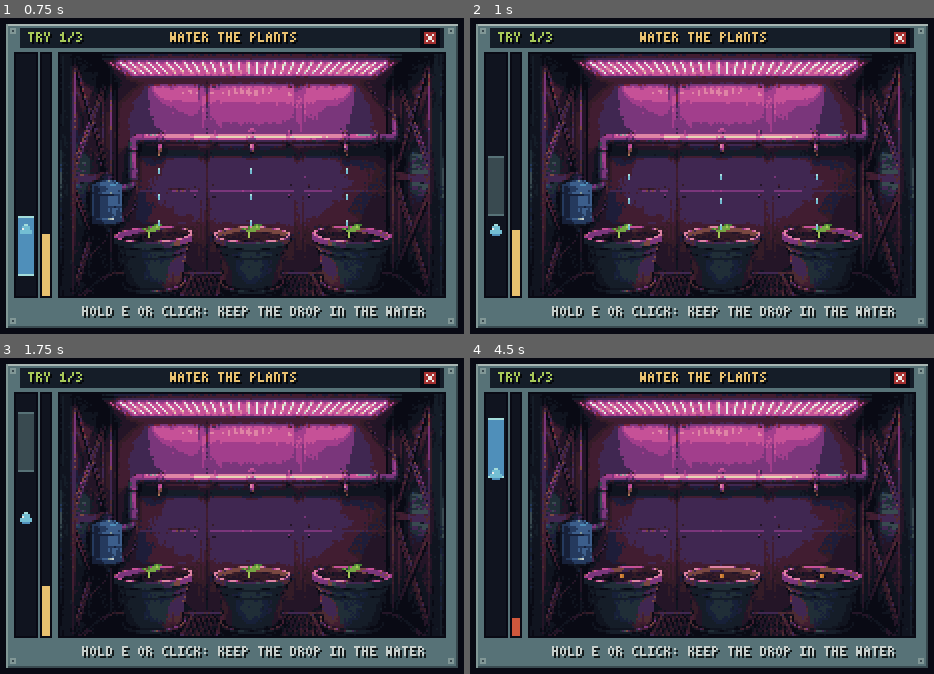
Above: before the commit, frames 1-4 (two rows, left to right).
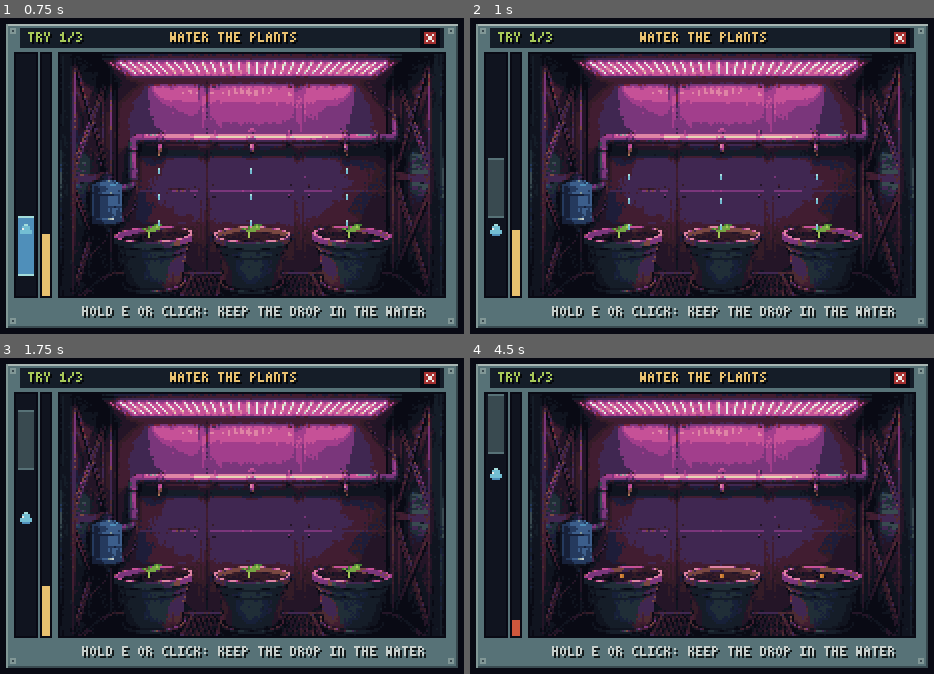
Above: after the commit, the same moments.

Repository: HattoriLoL/Artemis-Adventure
Game: Godot game, scene res://cenas/minigame_estufa.tscn
The game is run twice, just before and just after one commit, with the same random seed, the same clock (stepped at 60 frames per second) and the same inputs. This scene is started directly instead of the project's main scene.
Inputs (mouse positions are in pixels of both pictures, inside the frame that each line leads up to):
- Up to frame 1 (0.75 s): tap Enter (ui_accept) at 0.5 s; move the mouse to (394, 157) at 0.52 s; hold Right (ui_right) from 0.53 s (still down); hold E (usar) from 0.53 s (still down); click (394, 157) at 0.67 s
- Up to frame 2 (1 s): keep holding Right (ui_right); keep holding E (usar); tap Enter (ui_accept) at 0.77 s
- Up to frame 3 (1.75 s): move the mouse to (125, 534) at 1.27 s; release Right (ui_right) at 1.28 s; release E (usar) at 1.28 s; hold Down (ui_down) from 1.28 s (still down); tap Shift at 1.35 s; tap Enter (ui_accept) at 1.52 s
- Up to frame 4 (4.5 s): move the mouse to (785, 437) at 2.02 s; release Down (ui_down) at 2.03 s; hold Right (ui_right) 2.03-2.78 s; tap X at 2.1 s; move the mouse to (688, 588) at 2.77 s; hold Up (ui_up) 2.78-3.53 s; tap J at 2.85 s; click (688, 588) at 2.92 s; tap Enter (ui_accept) at 3.02, 3.77 s; move the mouse to (915, 569) at 3.52 s; hold E (usar) 3.53-4.28 s; hold Left (ui_left) from 3.53 s (still down); move the mouse to (530, 462) at 4.27 s; tap Shift at 4.35 s

Frame 1 is identical in both runs. In frame 2, less than 0.1% of the frame differs, in the area x 3-8%, y 43-64%; in frame 3, less than 0.1%; in frame 4, 0.9%, in the area x 3-11%, y 11-83%.

Commit message:
Regar: jato quica no fundo como no Stardew, com respingo e achatamento
- QUIQUE de 0.35 para 0.6: ao cair do alto o jato volta ~10 px, depois ~3,5 px e assenta.
- Abaixo de 20 px/s ele só para no fundo, sem ficar tremendo.
- Na batida o jato achata até 2 px e solta um respingo de gotinhas para os lados (cores de água da paleta).
- No topo continua parando seco. O robô do demo segue vencendo em 8,7 a 9,4 s.

Diff:
--- a/jogo/scripts/minigame_estufa.gd
+++ b/jogo/scripts/minigame_estufa.gd
@@ -51,7 +51,9 @@
 const SUBIDA := 340.0                           # aceleração para cima segurando, px/s²
 const GRAVIDADE := 300.0                        # aceleração para baixo soltando, px/s²
 const VEL_MAX := 130.0                          # velocidade máxima do jato, px/s
-const QUIQUE := 0.35                            # quanto o jato quica no fundo (0 = não quica)
+const QUIQUE := 0.6                             # quanto o jato quica no fundo (0 = não quica)
+const QUIQUE_MIN := 20.0                        # abaixo dessa velocidade ele só para (senão treme no fundo)
+const T_IMPACTO := 0.2                          # duração do respingo e do achatamento ao bater no fundo
 const VEL_GOTA := 48.0                          # velocidade da gota, px/s
 const TROCA_GOTA := Vector2(0.5, 1.3)           # a gota escolhe um novo destino a cada 0,5 a 1,3 s
 const ENCHE := 0.11                             # crescimento por segundo com a gota no jato
@@ -75,6 +77,8 @@
 var aviso := ""
 var cor_aviso := BRANCO
 var t_aviso := 0.0
+var t_impacto := 0.0                            # > 0 logo depois de o jato bater no fundo
+var forca_impacto := 0.0                        # 0 a 1: quão forte foi a batida (velocidade / VEL_MAX)
 
 
 func _ready() -> void:
@@ -96,6 +100,7 @@
 func _process(delta: float) -> void:
 	t += delta
 	t_aviso = maxf(0.0, t_aviso - delta)
+	t_impacto = maxf(0.0, t_impacto - delta)
 	if estado == "jogando":
 		segurando = _quer_subir()
 		_mover_jato(delta)
@@ -137,8 +142,13 @@
 	var fundo := TRILHO.size.y - ALT_JATO
 	if jato_y > fundo:
 		jato_y = fundo
-		jato_v = -jato_v * QUIQUE
-	if jato_y < 0.0:
+		if jato_v > QUIQUE_MIN:                     # bateu no fundo: quica, achata e respinga
+			forca_impacto = clampf(jato_v / VEL_MAX, 0.0, 1.0)
+			t_impacto = T_IMPACTO
+			jato_v = -jato_v * QUIQUE
+		else:
+			jato_v = 0.0                            # devagar demais: só para, sem ficar tremendo
+	if jato_y < 0.0:                                # no topo para seco, sem quicar
 		jato_y = 0.0
 		jato_v = 0.0
 
@@ -259,10 +269,22 @@
 	draw_rect(r, NOITE)
 	# jato (o que o jogador controla): azul quando a gota está dentro
 	var dentro := _gota_no_jato() and estado == "jogando"
-	var jato := Rect2(r.position.x + 1, r.position.y + roundf(jato_y), r.size.x - 2, ALT_JATO)
+	var k := t_impacto / T_IMPACTO                  # 1 na batida, 0 quando o efeito acaba
+	var achata := roundf(2.0 * forca_impacto * k)   # o jato encolhe até 2 px por um instante, com a base fixa
+	var jato := Rect2(r.position.x + 1, r.position.y + roundf(jato_y) + achata, r.size.x - 2, ALT_JATO - achata)
 	draw_rect(jato, AGUA if dentro else CINZA_ESC)
 	draw_rect(Rect2(jato.position, Vector2(jato.size.x, 1)), AGUA_BRILHO if dentro else CINZA)
 	draw_rect(Rect2(jato.position.x, jato.end.y - 1, jato.size.x, 1), AGUA_BRILHO if dentro else CINZA)
+	# respingo: gotinhas saindo para os dois lados da base do trilho, num arco curto
+	if t_impacto > 0.0 and forca_impacto > 0.25:
+		var p := 1.0 - k
+		var base := Vector2(r.position.x + r.size.x / 2.0, r.end.y - 2)
+		for lado in [-1, 1]:
+			for n in 2:
+				var dx: float = lado * (3.0 + p * (4.0 + n * 3.0))
+				var dy := -sin(p * PI) * (3.0 + n * 2.0) * forca_impacto
+				var pos := (base + Vector2(dx, dy)).round()
+				draw_rect(Rect2(pos, Vector2.ONE), AGUA_BRILHO if n == 0 else AGUA_CLARA)
 	# gota (o alvo)
 	var g := Vector2(r.position.x + r.size.x / 2.0, r.position.y + roundf(gota_y))
 	draw_rect(Rect2(g.x - 1, g.y - 3, 2, 1), AGUA_BRILHO)
